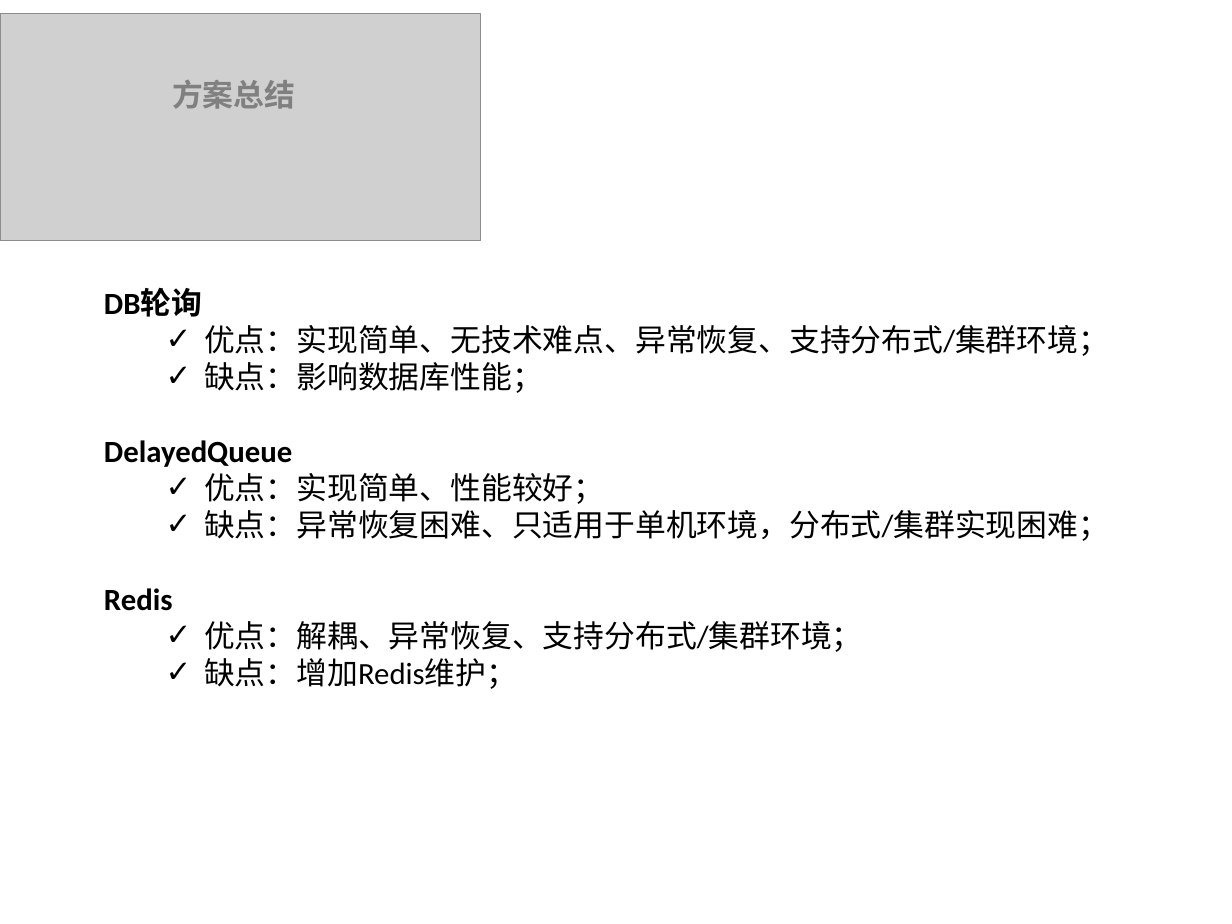
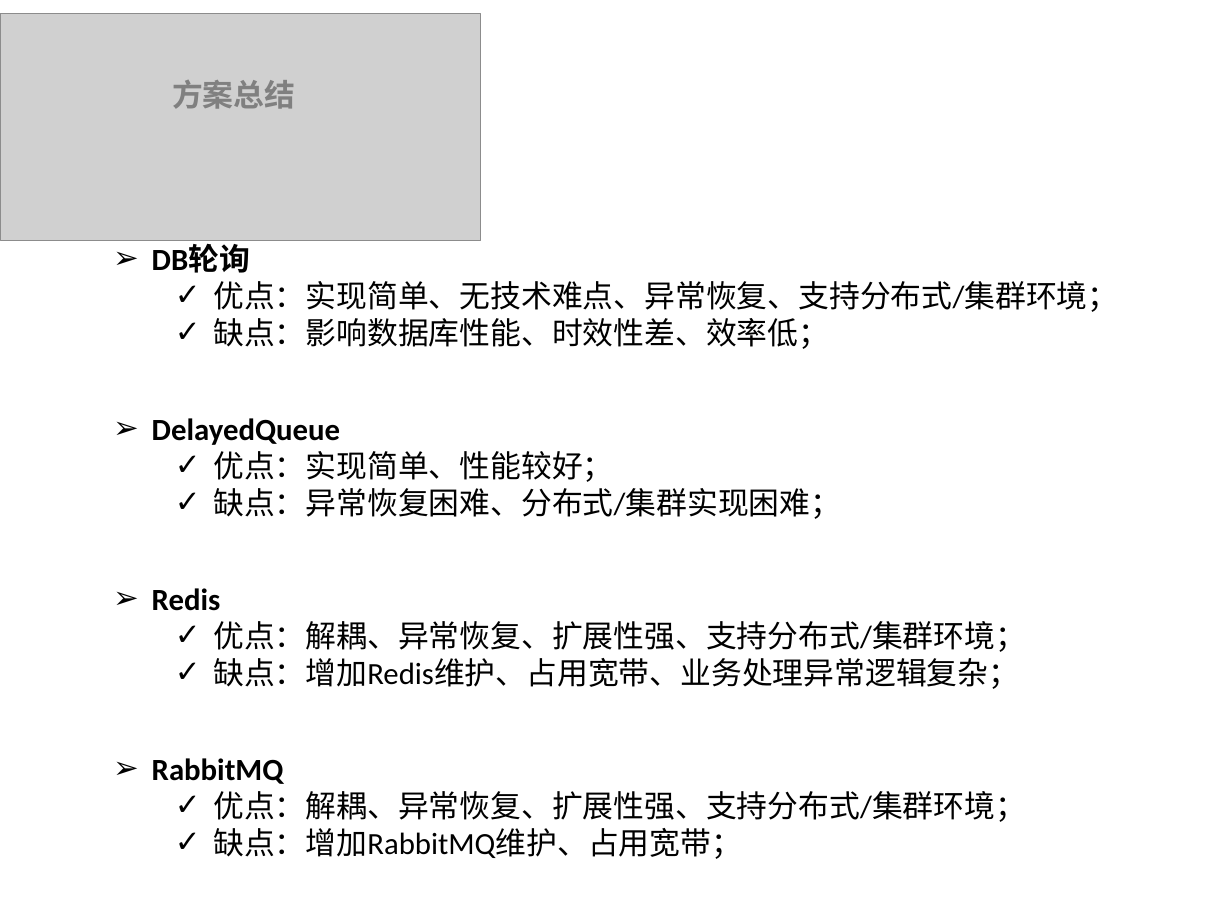
Before and after one commit to smallFive55/delayMessage, a slide deck: slide 11 of 超时订单自动关闭的实现.pptx (slide 10 before the commit). Drawn at 1232x924 pixels with LibreOffice and Linux fonts; fonts in the diff are those of the drawing; grey boxes stand for pictures; background and template pictures are left out. Boxes give left, top, right and bottom in pixels: in the first picture for what was removed or moved away, otherwise in the second. Text is boxed around its words. In the diff, an @@ line names an element or a change of style, - is before the commit and + after.

Commit message:
增加RabbitMQ的延迟任务实现

```diff
--- a/超时订单自动关闭的实现.pptx
+++ b/超时订单自动关闭的实现.pptx
@@ text "DB轮询": place and size @@
-text "DB轮询" at box(104, 288, 1109, 689)
+text "DB轮询" at box(152, 244, 1118, 859)
@@ text at box(152, 244, 340, 611): bullet none to ➢; line spacing 1 to 1.6 @@
@@ text at box(213, 318, 829, 349): text changed @@
-  ✓ 缺点：影响数据库性能；
+  ✓ 缺点：影响数据库性能、时效性差、效率低；
@@ text at box(213, 488, 841, 519): text changed @@
-  ✓ 缺点：异常恢复困难、只适用于单机环境，分布式/集群实现困难；
+  ✓ 缺点：异常恢复困难、分布式/集群实现困难；
@@ text at box(152, 621, 1026, 859): text changed @@
-  ✓ 优点：解耦、异常恢复、支持分布式/集群环境；
-  ✓ 缺点：增加Redis维护；
+  ✓ 优点：解耦、异常恢复、扩展性强、支持分布式/集群环境；
+  ✓ 缺点：增加Redis维护、占用宽带、业务处理异常逻辑复杂；
+➢ RabbitMQ
+  ✓ 优点：解耦、异常恢复、扩展性强、支持分布式/集群环境；
+  ✓ 缺点：增加RabbitMQ维护、占用宽带；
```
Also in this commit, not shown: 3 other slides changed, 1 slide added, 32 other files.
